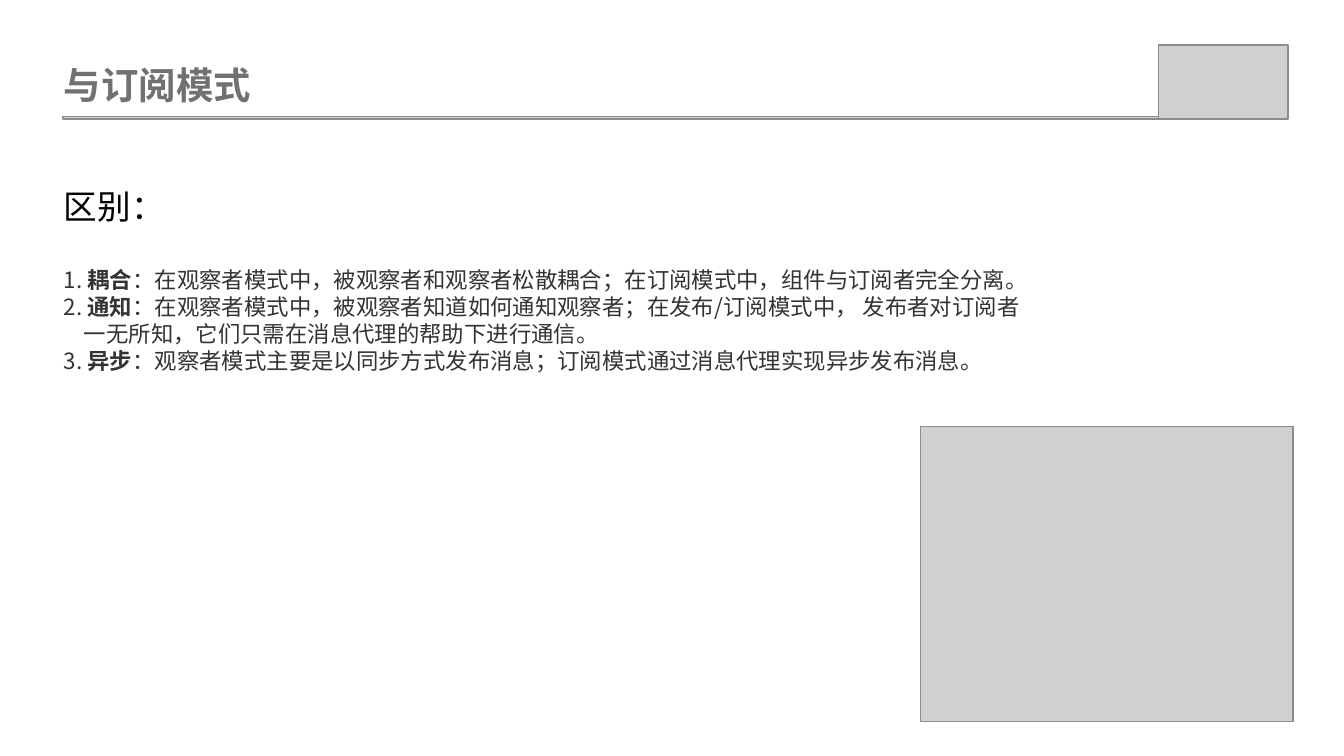
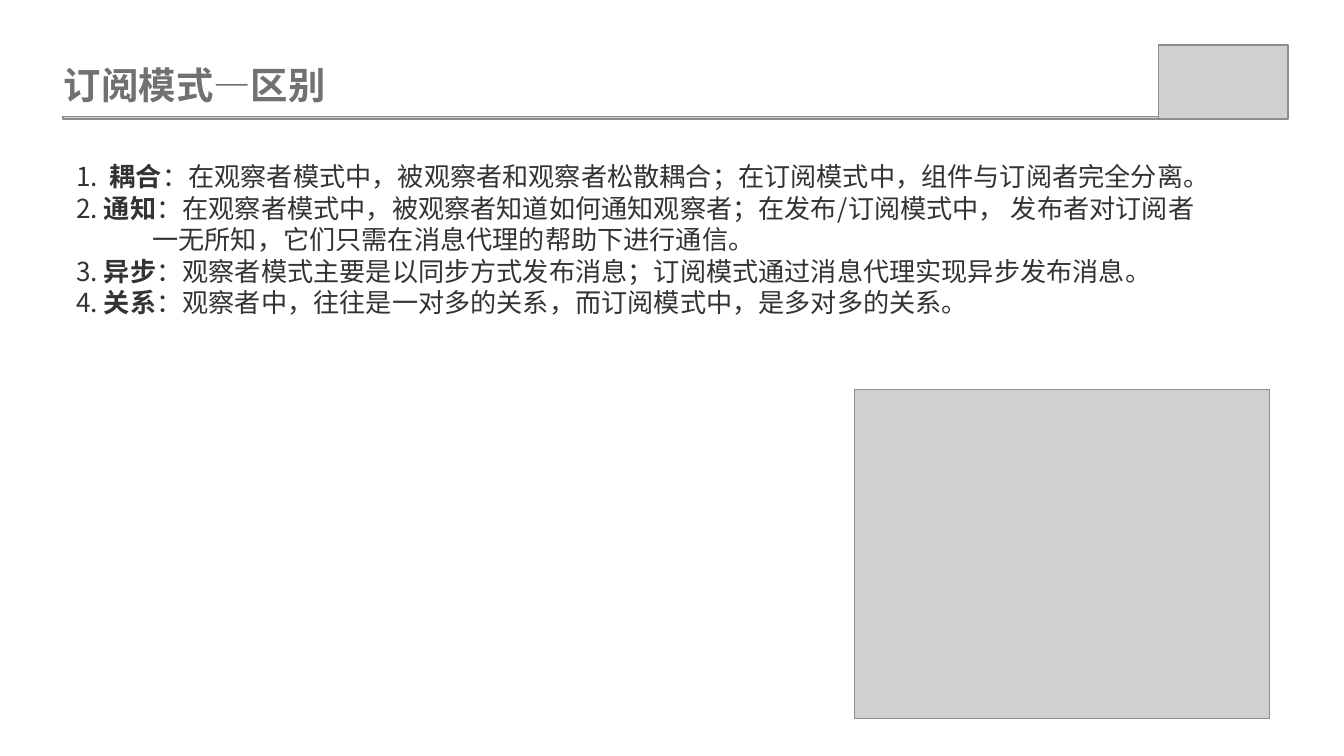
Before and after one commit to weiwangqiang/SharePPT, a slide deck: slide 13 of ObservableMode/观查者模式.pptx (slide 12 before the commit). Drawn at 1344x756 pixels with LibreOffice and Linux fonts; fonts in the diff are those of the drawing; grey boxes stand for pictures. Boxes give left, top, right and bottom in pixels: in the first picture for what was removed or moved away, otherwise in the second. Text is boxed around its words. In the diff, an @@ line names an element or a change of style, - is before the commit and + after.

```diff
--- a/ObservableMode/观查者模式.pptx
+++ b/ObservableMode/观查者模式.pptx
@@ text at <box>64,67,326,103</box>: text changed @@
-与订阅模式
+订阅模式—区别
@@ text "1. 耦合：在观察者模式中，被观察者和观察者松散耦合；在订阅模式中，组件与订阅者完全分离。": place and size @@
-text "1. 耦合：在观察者模式中，被观察者和观察者松散耦合；在订阅模式中，组件与订阅者完全分离。" at <box>64,191,1028,373</box>
+text "1. 耦合：在观察者模式中，被观察者和观察者松散耦合；在订阅模式中，组件与订阅者完全分离。" at <box>76,163,1210,315</box>
@@ text at <box>76,163,1210,285</box>: size 12 to 14 pt in "1. 耦合：在观察者模式中，被观察者和观察者松散耦合；在订阅模式中，组件与订阅者完全分离。", "2. 通知：在观察者模式中，被观察者知道如何通知观察者；在发布/订阅模式中， 发布者对订阅者", "一无所知，它们只需在消息代理的帮助下进行通信。", "3. 异步：观察者模式主要是以同步方式发布消息；订阅模式通过消息代理实现异步发布消息。" @@
@@ text at <box>64,191,165,222</box>: paragraph removed @@
-区别：
@@ text at <box>76,290,968,315</box>: paragraph added @@
+4. 关系：观察者中，往往是一对多的关系，而订阅模式中，是多对多的关系。
@@ picture: place and size @@
-picture at <box>921,426,1293,722</box>
+picture at <box>855,390,1270,719</box>
```
Also in this commit, not shown: 2 other slides changed, 1 slide added, 12 other files.
